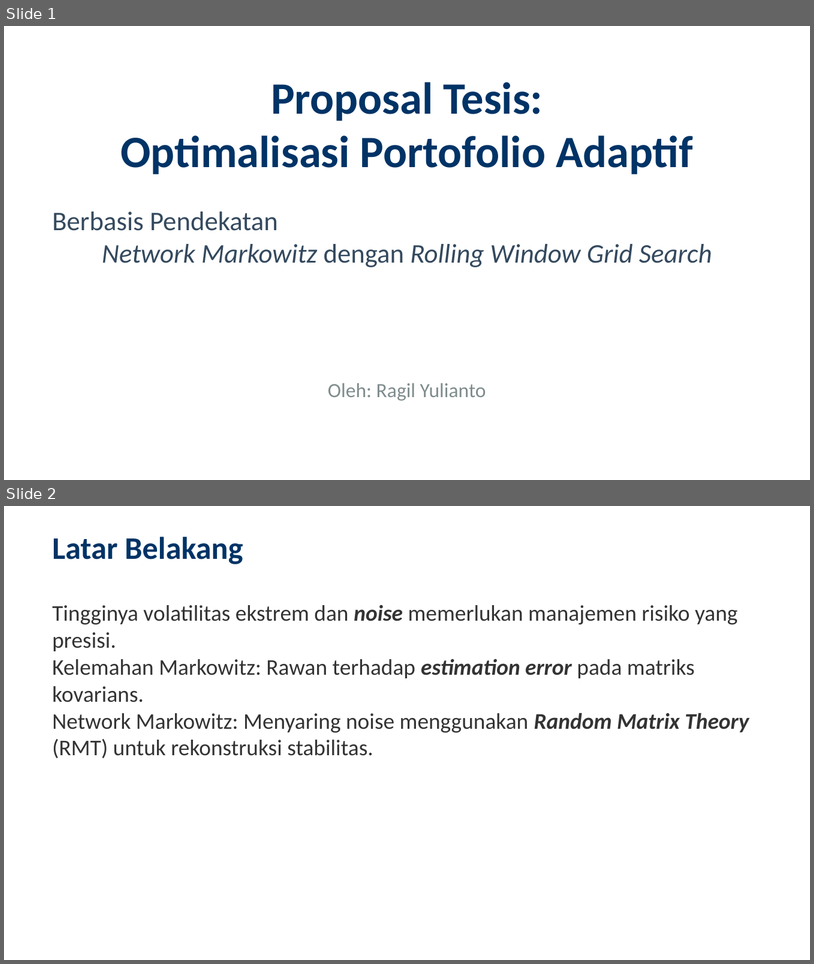
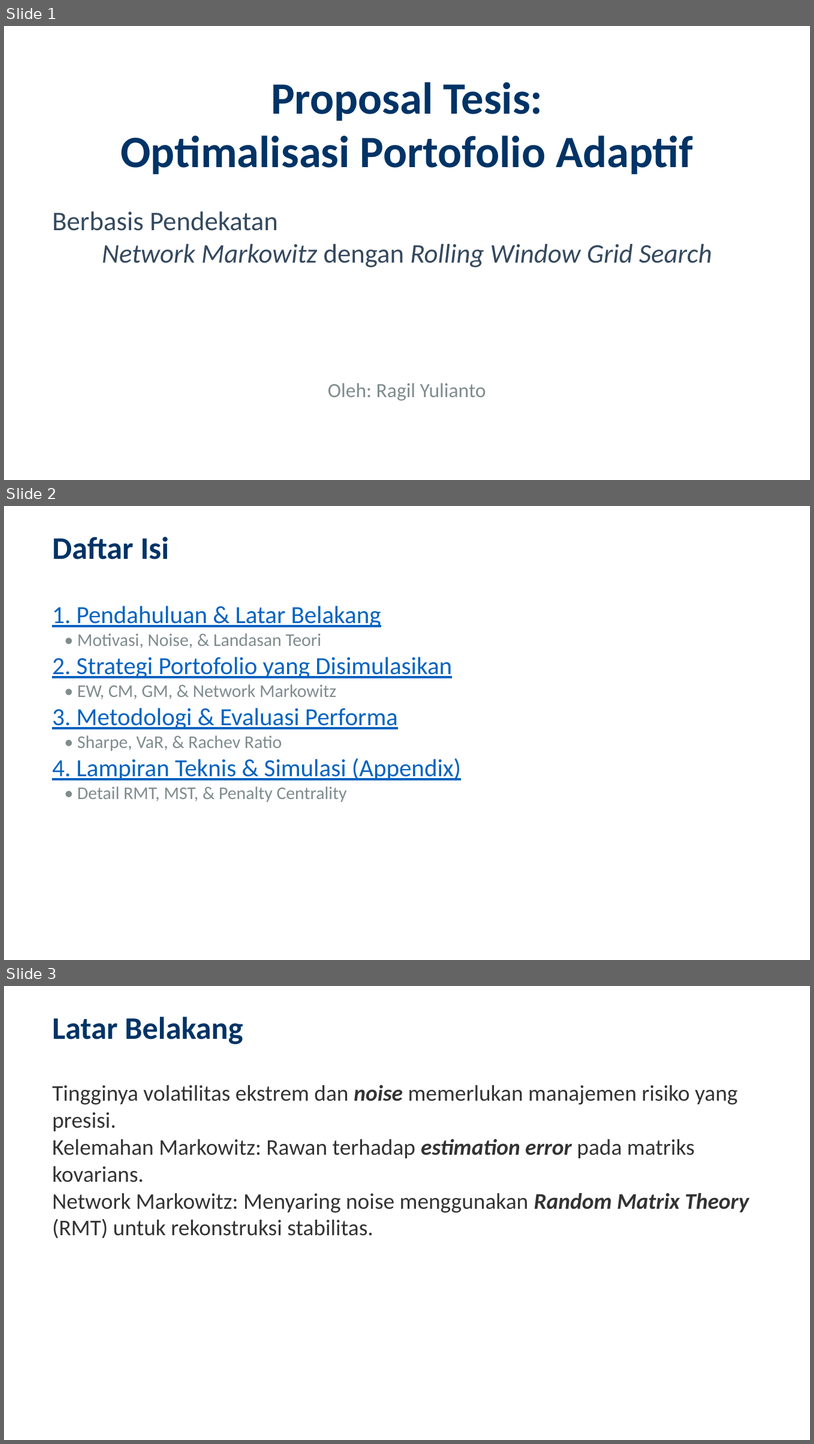
Before and after one commit to ragilrojo/RepoThesis, a slide deck: Presentasi_Proposal_Update.pptx. Shown one above the other, each under a label of ours: slides 1 and 2 before the commit, slides 1, 2 and 3 after it. The pictures are 814x964 and 814x1444 pixels, drawn with LibreOffice and Linux fonts; fonts in the diff are those of the drawing. Boxes give left, top, right and bottom in pixels: in the first picture for what was removed or moved away, otherwise in the second. Text is boxed around its words. In the diff, an @@ line names an element or a change of style, - is before the commit and + after.

Commit message:
feat: add Table of Contents slide with hyperlinks and update all slide indices

```diff
--- a/Presentasi_Proposal_Update.pptx
+++ b/Presentasi_Proposal_Update.pptx
@@ slide 2 added at [4,506,810,960], background #FFFFFF @@
@@ text added at [52,537,170,559], 28 pt, text #003366, bold @@
+Daftar Isi
@@ text added at [52,606,461,802], 22 pt, text #0563C1, underline @@
+1. Pendahuluan & Latar Belakang
+• Motivasi, Noise, & Landasan Teori
+2. Strategi Portofolio yang Disimulasikan
+• EW, CM, GM, & Network Markowitz
+3. Metodologi & Evaluasi Performa
+• Sharpe, VaR, & Rachev Ratio
+4. Lampiran Teknis & Simulasi (Appendix)
+• Detail RMT, MST, & Penalty Centrality
@@ what was slide 2 is now slide 3 @@
```
Also in this commit, not shown: 1 other file.
